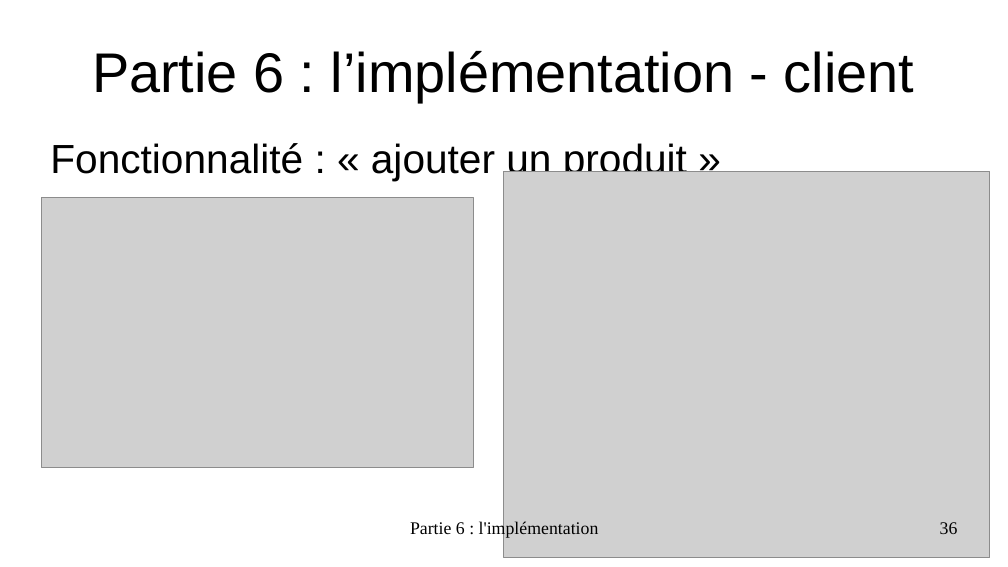
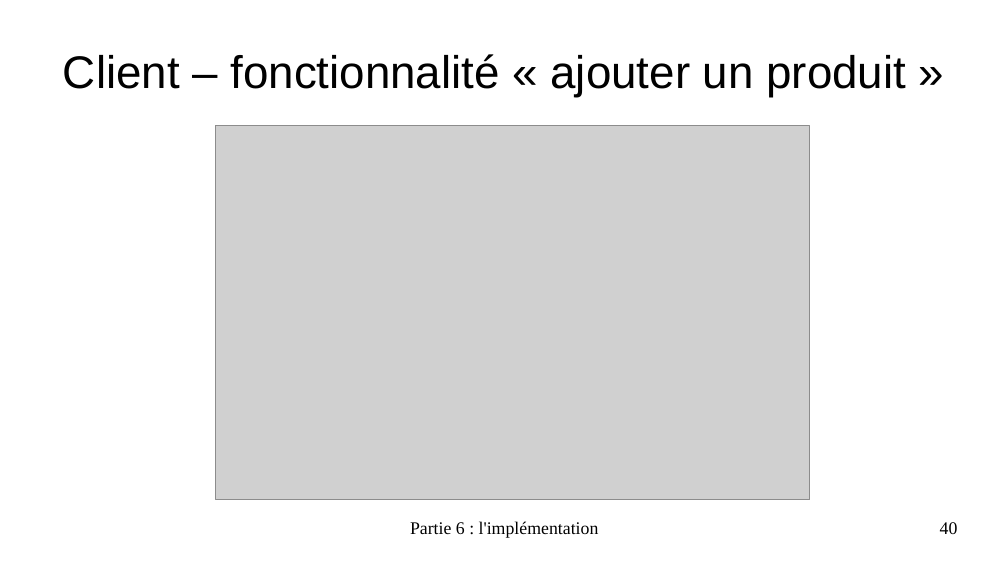
Before and after one commit to EmmaBroudic/Projet-Nooky, a slide deck: slide 40 of doc/Nooky4.odp (slide 36 before the commit). Drawn at 1008x567 pixels with LibreOffice and Linux fonts; fonts in the diff are those of the drawing; grey boxes stand for pictures. Boxes give left, top, right and bottom in pixels: in the first picture for what was removed or moved away, otherwise in the second. Text is boxed around its words. In the diff, an @@ line names an element or a change of style, - is before the commit and + after.

```diff
--- a/doc/Nooky4.odp
+++ b/doc/Nooky4.odp
@@ title at [63, 54, 906, 97]: text changed; size 44 to 36 pt @@
-Partie 6 : l’implémentation - client
+Client – fonctionnalité « ajouter un produit »
@@ text removed at [50, 143, 687, 181] @@
-Fonctionnalité : « ajouter un produit »
@@ picture: place and size @@
-picture at [42, 198, 474, 468]
+picture at [216, 126, 810, 500]
@@ picture removed at [504, 171, 990, 558] @@
@@ page number at [940, 522, 958, 534]: text changed @@
-36
+40
```
Also in this commit, not shown: 23 other slides changed, 12 slides added, 28 other files.
